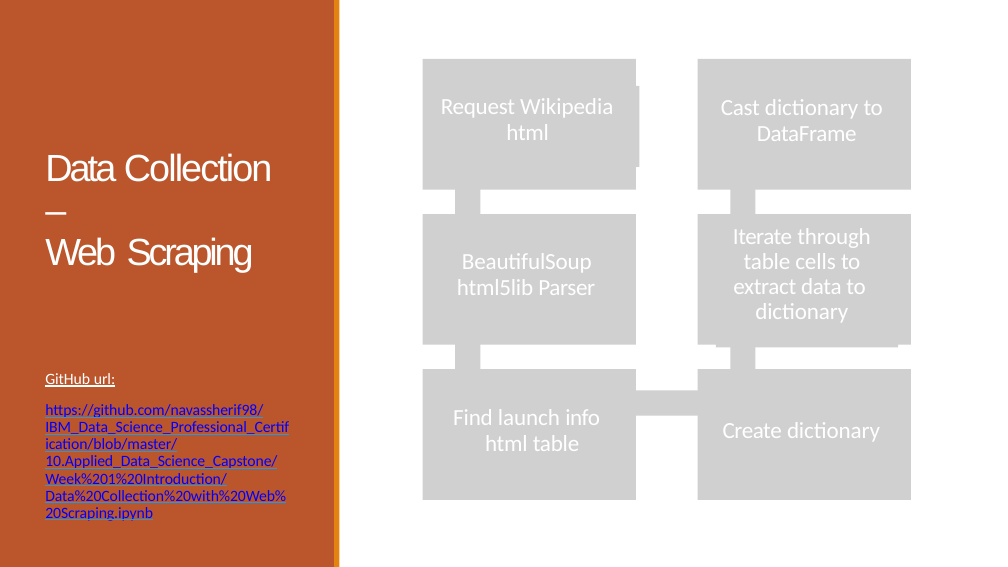
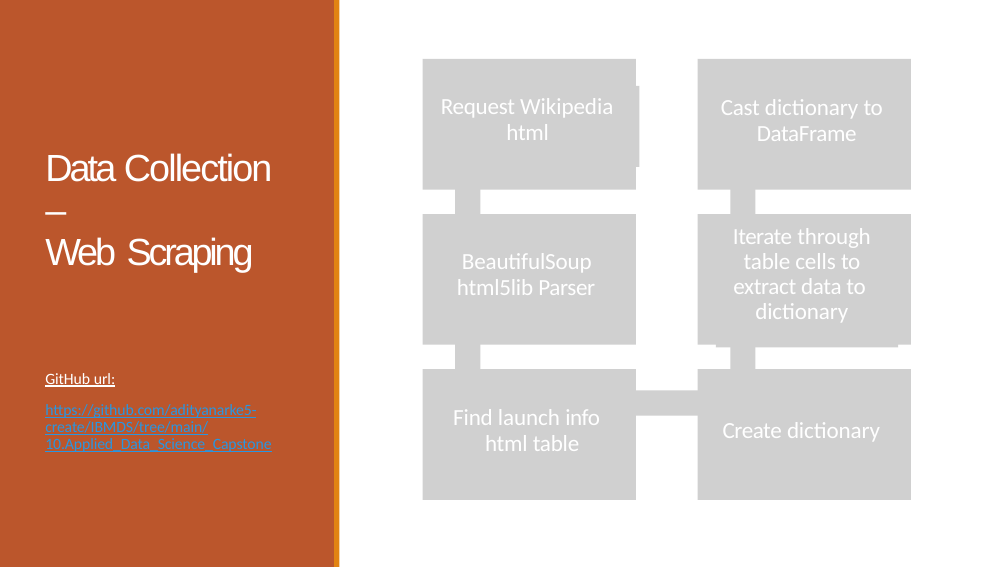
Before and after one commit to adityanarke5-create/IBMDS, a slide deck: slide 9 of 10.Applied_Data_Science_Capstone/Week 5 Present Your Data-Driven Insights/Data Science Journey.pptx. Drawn at 1008x567 pixels with LibreOffice and Linux fonts; fonts in the diff are those of the drawing; grey boxes stand for pictures. Boxes give left, top, right and bottom in pixels: in the first picture for what was removed or moved away, otherwise in the second. Text is boxed around its words. In the diff, an @@ line names an element or a change of style, - is before the commit and + after.

```diff
--- a/10.Applied_Data_Science_Capstone/Week 5 Present Your Data-Driven Insights/Data Science Journey.pptx
+++ b/10.Applied_Data_Science_Capstone/Week 5 Present Your Data-Driven Insights/Data Science Journey.pptx
@@ text at bbox=[45, 404, 271, 452]: text changed; text colour #0000FF to #2996E1 @@
-https://github.com/navassherif98/IBM_Data_Science_Professional_Certification/blob/master/10.Applied_Data_Science_Capstone/Week%201%20Introduction/Data%20Collection%20with%20Web%20Scraping.ipynb
+https://github.com/adityanarke5-create/IBMDS/tree/main/10.Applied_Data_Science_Capstone
```
Also in this commit, not shown: 9 other slides changed.
